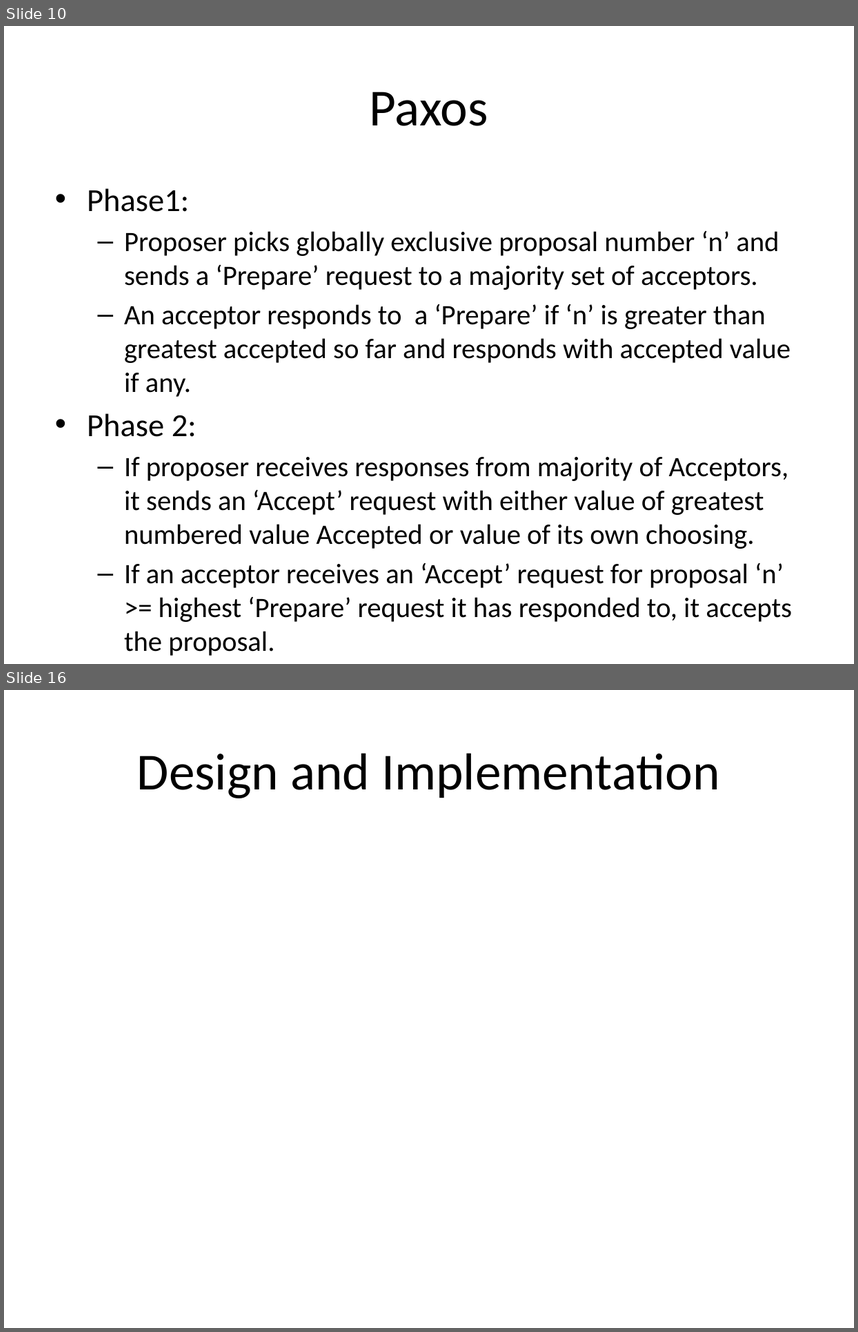
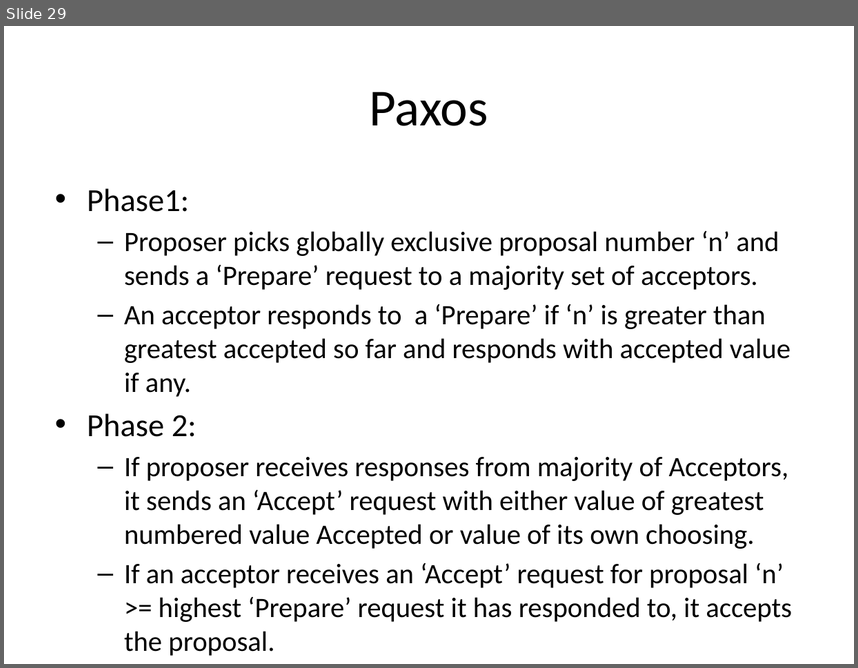
Before and after one commit to Slania/JPaxos-1, a slide deck: Paxos based directory updates for geo-replicated cloud storage.pptx. Shown one above the other, each under a label of ours: slides 10 and 16 before the commit, slide 29 after it; the slides between them are not shown. The pictures are 858x1332 and 858x668 pixels, drawn with LibreOffice and Linux fonts; fonts in the diff are those of the drawing. Boxes give left, top, right and bottom in pixels: in the first picture for what was removed or moved away, otherwise in the second. Text is boxed around its words. In the diff, an @@ line names an element or a change of style, - is before the commit and + after.

```diff
--- a/Paxos based directory updates for geo-replicated cloud storage.pptx
+++ b/Paxos based directory updates for geo-replicated cloud storage.pptx
@@ slide 16 removed at box(4, 690, 854, 1328), background #FFFFFF @@
@@ title removed at box(137, 753, 720, 798) @@
-Design and Implementation
@@ what was slide 10 is now slide 29 @@
```
Also in this commit, not shown: 3 slides changed, 9 slides added, 6 other slides removed, 1 other file.
